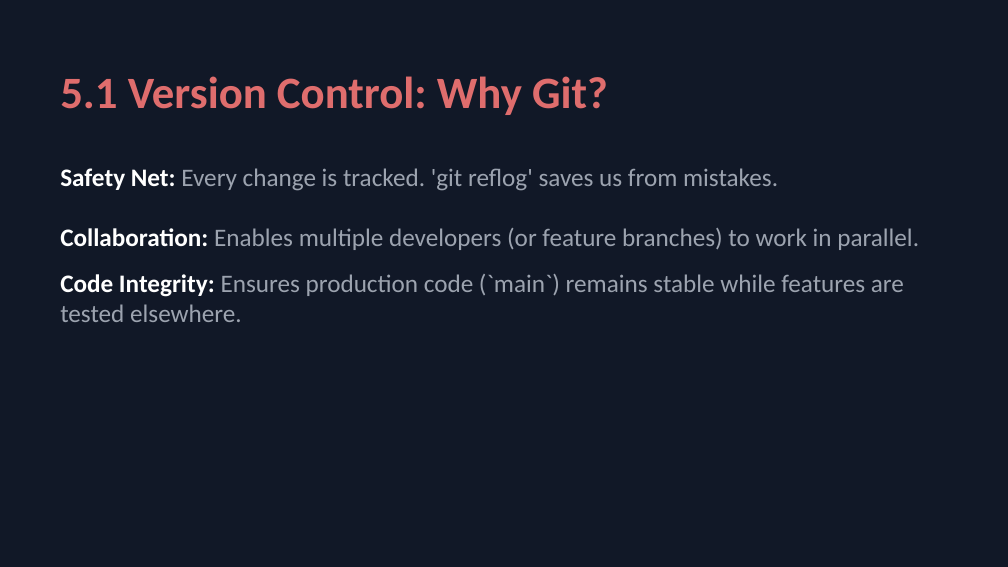
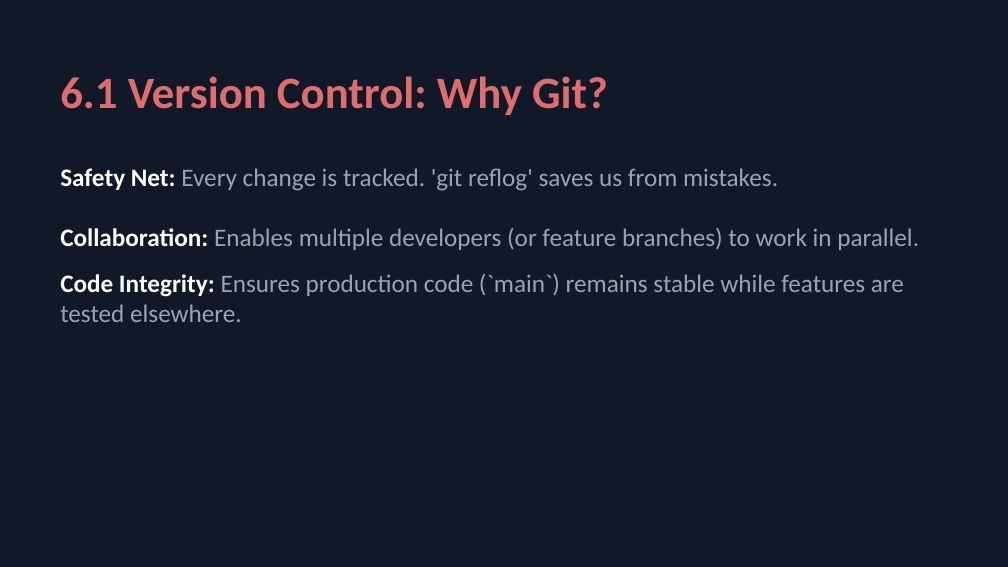
Before and after one commit to AyushAgrawal2004/CircleUp, a slide deck: slide 7 of CircleUp_Presentation.pptx (slide 6 before the commit). Drawn at 1008x567 pixels with LibreOffice and Linux fonts; fonts in the diff are those of the drawing. Boxes give left, top, right and bottom in pixels: in the first picture for what was removed or moved away, otherwise in the second. Text is boxed around its words. In the diff, an @@ line names an element or a change of style, - is before the commit and + after.

```diff
--- a/CircleUp_Presentation.pptx
+++ b/CircleUp_Presentation.pptx
@@ text at [60, 76, 608, 115]: text changed @@
-5.1 Version Control: Why Git?
+6.1 Version Control: Why Git?
```
Also in this commit, not shown: 9 other slides changed, 1 slide added, 3 other files.
